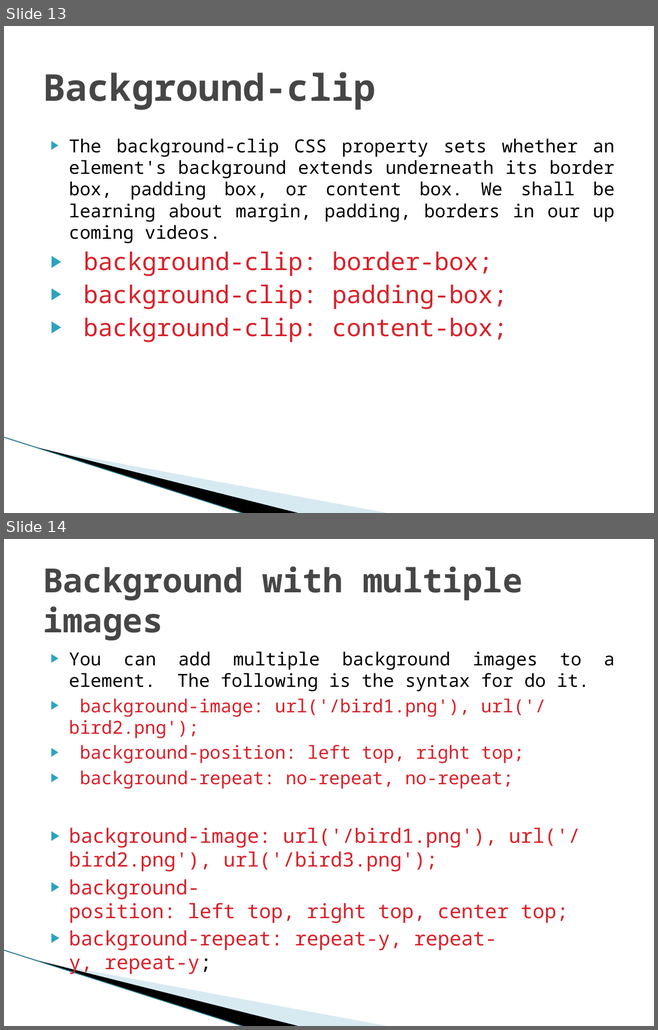
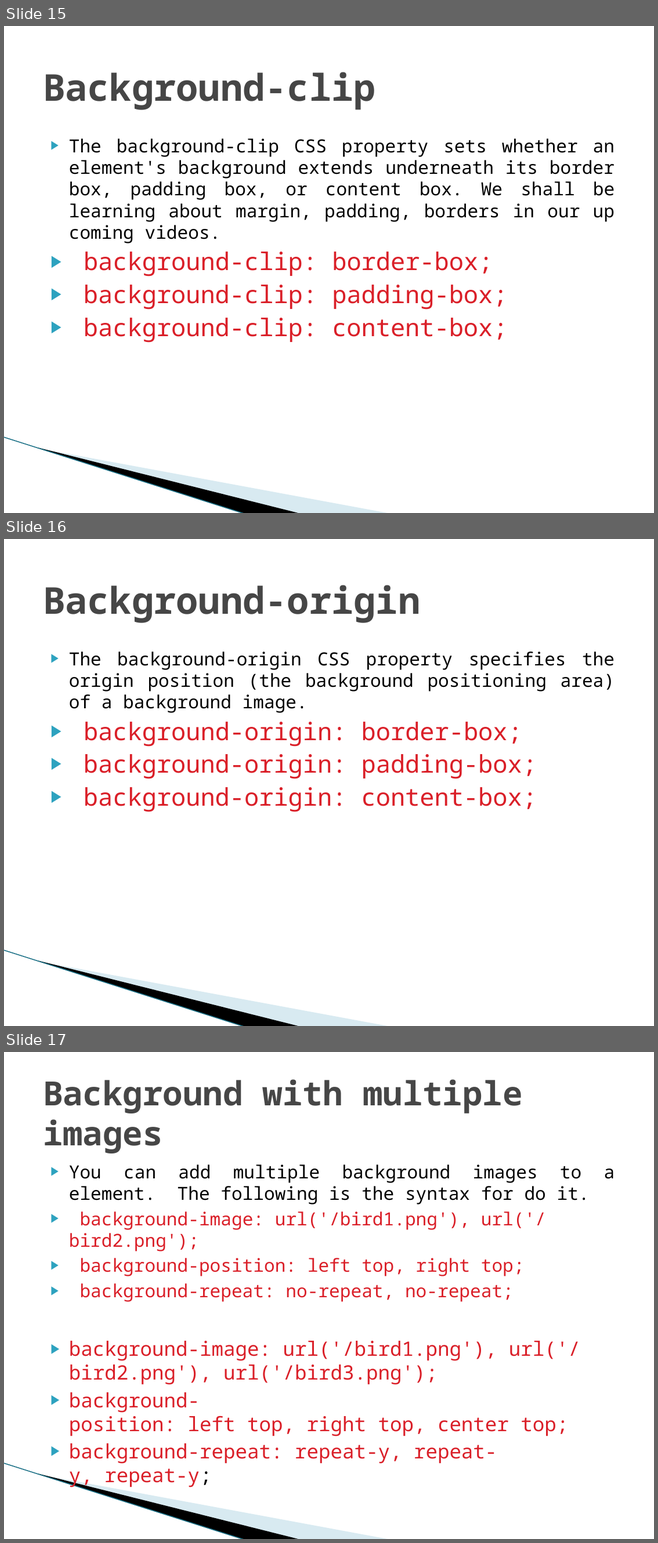
Before and after one commit to biswajitpoddar/youtubeDocuments, a slide deck: CSS PowerPoints/4. CSS Backgrounds.pptx. Shown one above the other, each under a label of ours: slides 13 and 14 before the commit, slides 15, 16 and 17 after it. The pictures are 658x1030 and 658x1543 pixels, drawn with LibreOffice and Linux fonts; fonts in the diff are those of the drawing; background and template pictures are left out. Boxes give left, top, right and bottom in pixels: in the first picture for what was removed or moved away, otherwise in the second. Text is boxed around its words. In the diff, an @@ line names an element or a change of style, - is before the commit and + after.

```diff
--- a/CSS PowerPoints/4. CSS Backgrounds.pptx
+++ b/CSS PowerPoints/4. CSS Backgrounds.pptx
@@ slide 16 added at (x1=4, y1=539, x2=654, y2=1026), background #FFFFFF; not listed: 3 template elements that a slide beside it also shows @@
@@ title added at (x1=43, y1=585, x2=420, y2=623), 41 pt, text #464646, bold @@
+Background-origin
@@ text added at (x1=69, y1=652, x2=614, y2=812), 20 pt, text #000000 @@
+▶ The background-origin CSS property specifies the origin position (the background positioning area) of a background image.
+▶ background-origin: border-box;
+▶ background-origin: padding-box;
+▶ background-origin: content-box;
@@ what was slide 13 is now slide 15 @@
@@ what was slide 14 is now slide 17 @@
```
Also in this commit, not shown: 2 slides changed, 2 other slides added, 2 other files.
